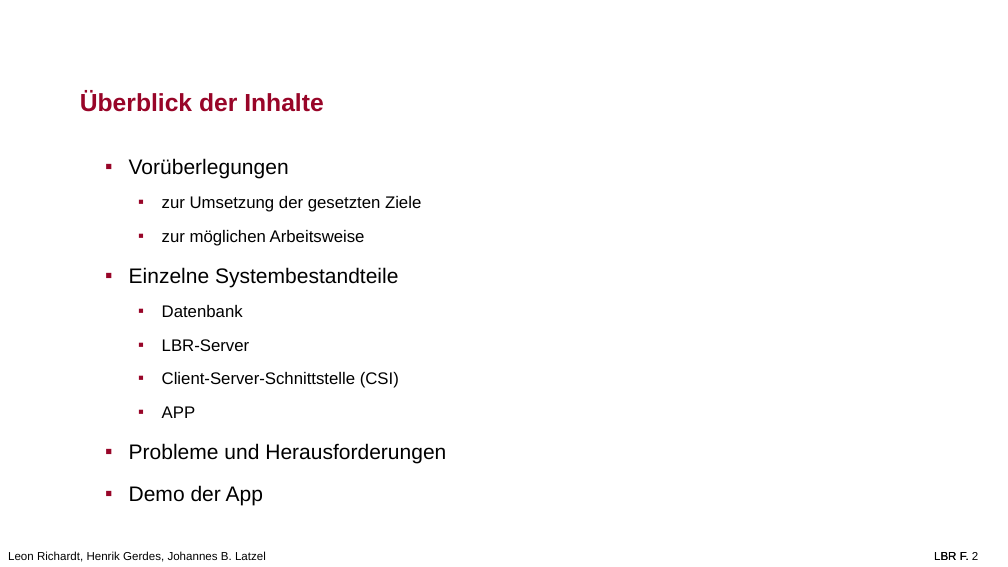
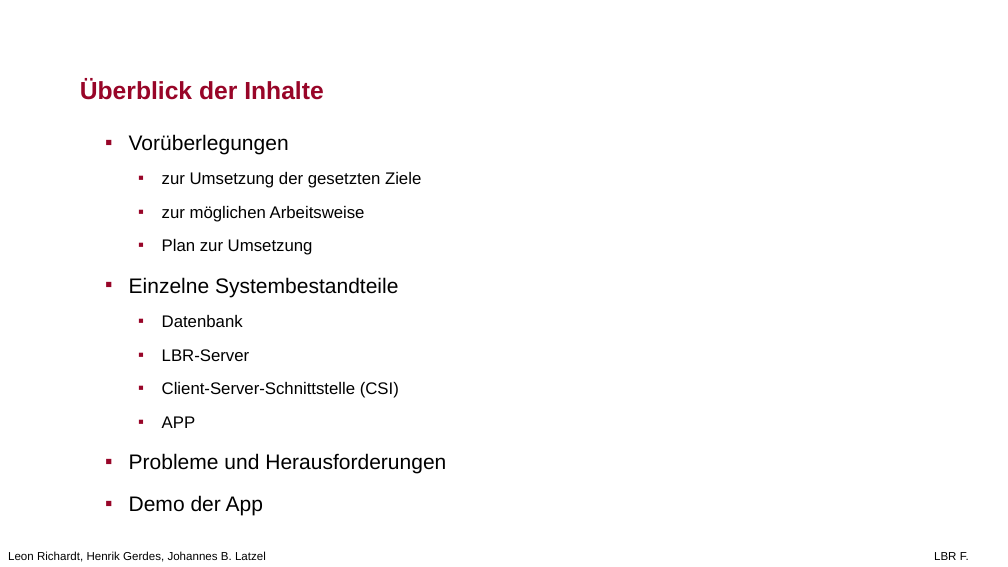
Before and after one commit to leon-richardt/location-based-recommendations, a slide deck: slide 2 of Presentations/LBR PP.pptx. Drawn at 1008x567 pixels with LibreOffice and Linux fonts; fonts in the diff are those of the drawing; background and template pictures are left out. Boxes give left, top, right and bottom in pixels: in the first picture for what was removed or moved away, otherwise in the second. Text is boxed around its words. In the diff, an @@ line names an element or a change of style, - is before the commit and + after.

Commit message:
Updated Presentation

```diff
--- a/Presentations/LBR PP.pptx
+++ b/Presentations/LBR PP.pptx
@@ title "Überblick der Inhalte": place and size @@
-title "Überblick der Inhalte" at bbox=[80, 91, 323, 112]
+title "Überblick der Inhalte" at bbox=[80, 79, 323, 100]
@@ text "Vorüberlegungen": place and size @@
-text "Vorüberlegungen" at bbox=[129, 158, 446, 506]
+text "Vorüberlegungen" at bbox=[129, 134, 446, 515]
@@ text at bbox=[162, 239, 313, 255]: paragraph added @@
+  ▪ Plan zur Umsetzung
@@ text removed at bbox=[972, 552, 978, 560] @@
-LBR F. 2
```
Also in this commit, not shown: 4 other slides changed, 9 slides added, 1 slide removed.
